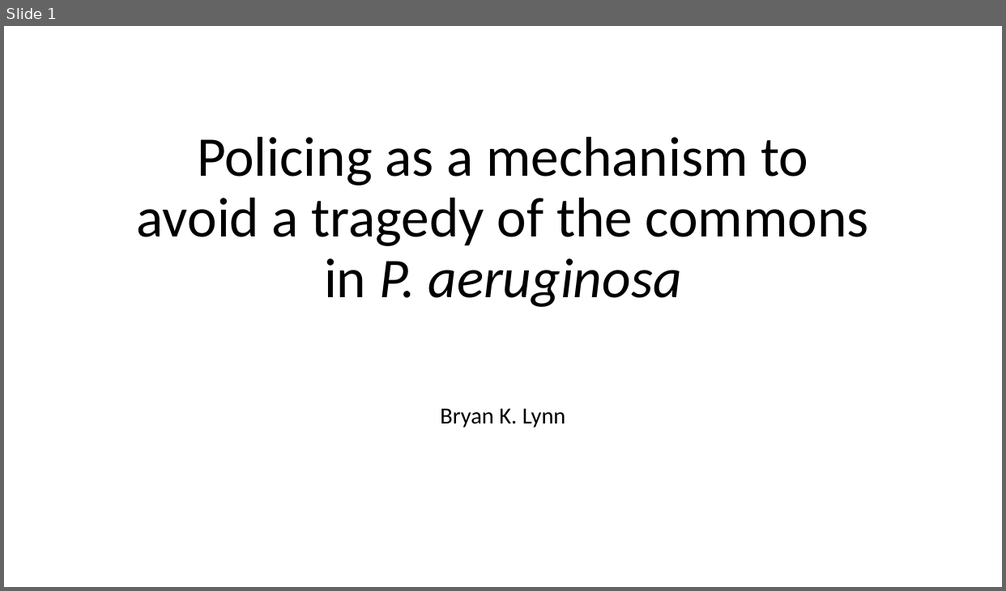
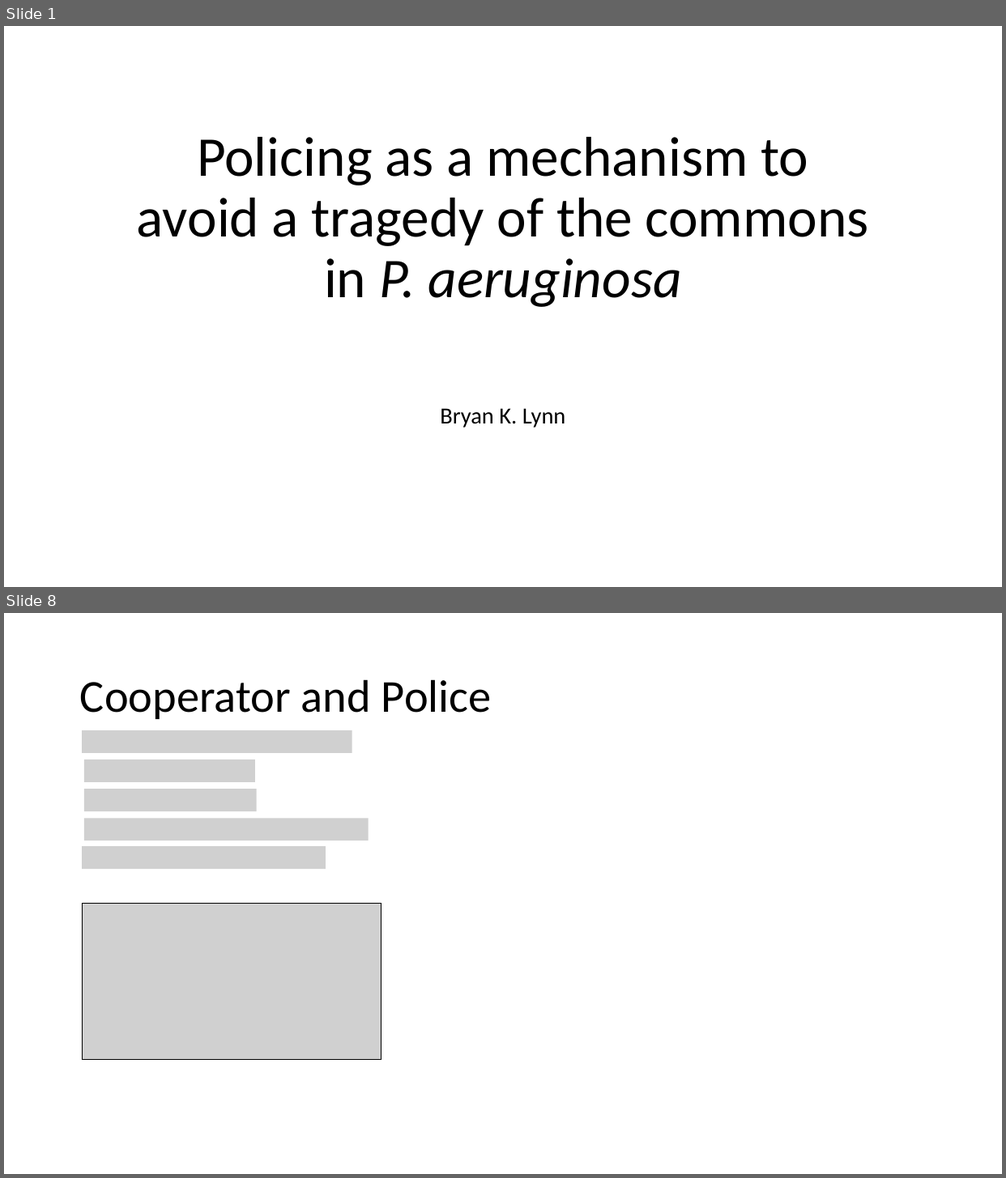
Before and after one commit to lynnbry/bacpo_git, a slide deck: Products/AW_fin.pptx. Shown one above the other, each under a label of ours: slide 1 before the commit, slides 1 and 8 after it; the slides between them are not shown. The pictures are 1006x591 and 1006x1178 pixels, drawn with LibreOffice and Linux fonts; fonts in the diff are those of the drawing; grey boxes stand for pictures. Boxes give left, top, right and bottom in pixels: in the first picture for what was removed or moved away, otherwise in the second. Text is boxed around its words. In the diff, an @@ line names an element or a change of style, - is before the commit and + after.

```diff
--- a/Products/AW_fin.pptx
+++ b/Products/AW_fin.pptx
@@ slide 8 added at box(4, 613, 1002, 1174), background #FFFFFF @@
@@ title added at box(80, 679, 492, 719), 44 pt, text #000000 @@
+Cooperator and Police
@@ picture added at box(82, 730, 352, 753) @@
@@ picture added at box(84, 760, 255, 782) @@
@@ picture added at box(84, 789, 256, 811) @@
@@ picture added at box(84, 818, 368, 841) @@
@@ picture added at box(82, 846, 325, 869) @@
@@ picture added at box(82, 904, 381, 1060) @@
```
Also in this commit, not shown: 6 slides changed, 2 slides removed.
